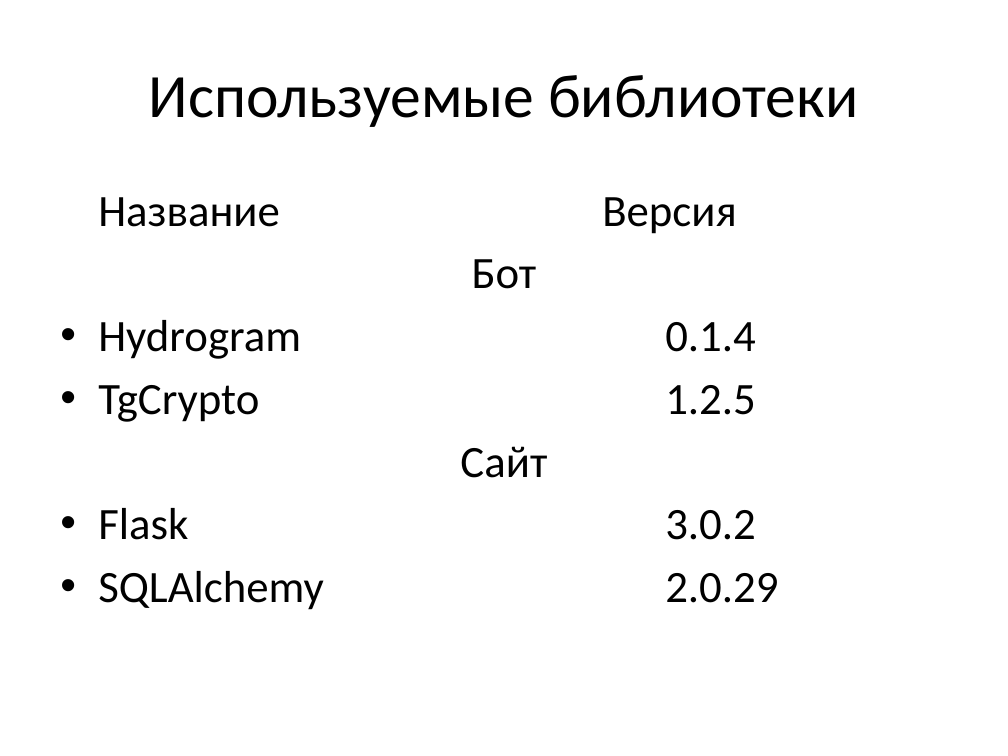
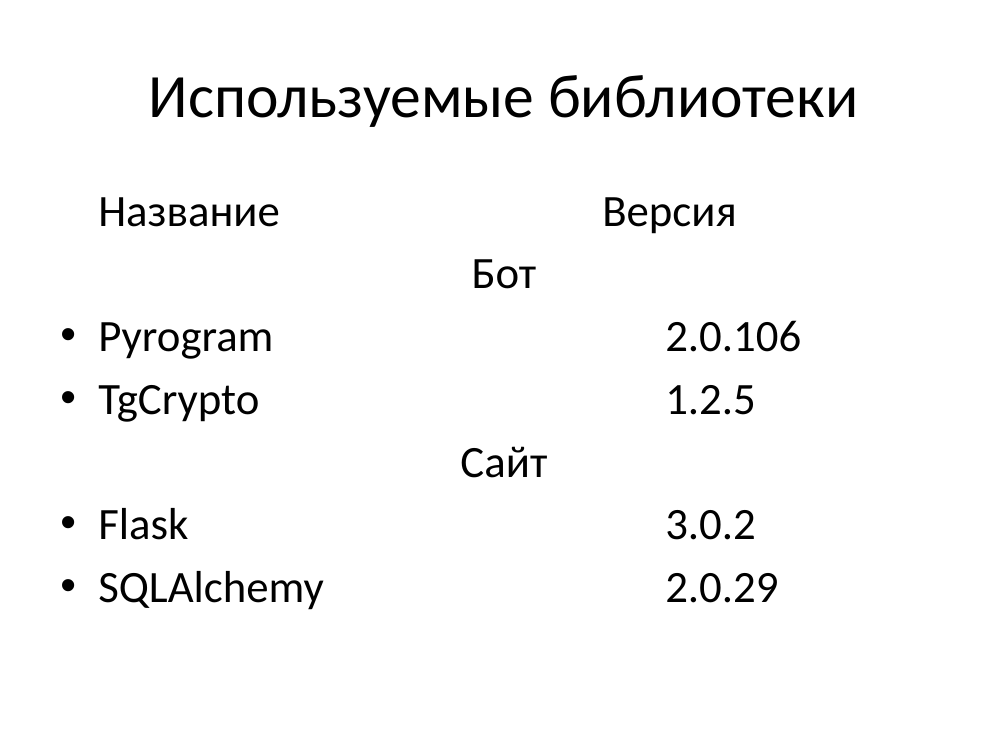
Before and after one commit to ma3rd-nepon/Telegram-bot, a slide deck: slide 3 of Информационный бот.pptx. Drawn at 1008x756 pixels with LibreOffice and Linux fonts; fonts in the diff are those of the drawing. Boxes give left, top, right and bottom in pixels: in the first picture for what was removed or moved away, otherwise in the second. Text is boxed around its words. In the diff, an @@ line names an element or a change of style, - is before the commit and + after.

```diff
--- a/Информационный бот.pptx
+++ b/Информационный бот.pptx
@@ text at bbox=[98, 320, 801, 359]: text changed @@
-• Hydrogram 0.1.4
+• Pyrogram 2.0.106
```
Also in this commit, not shown: 3 other slides changed, 1 slide added, 9 other files.
